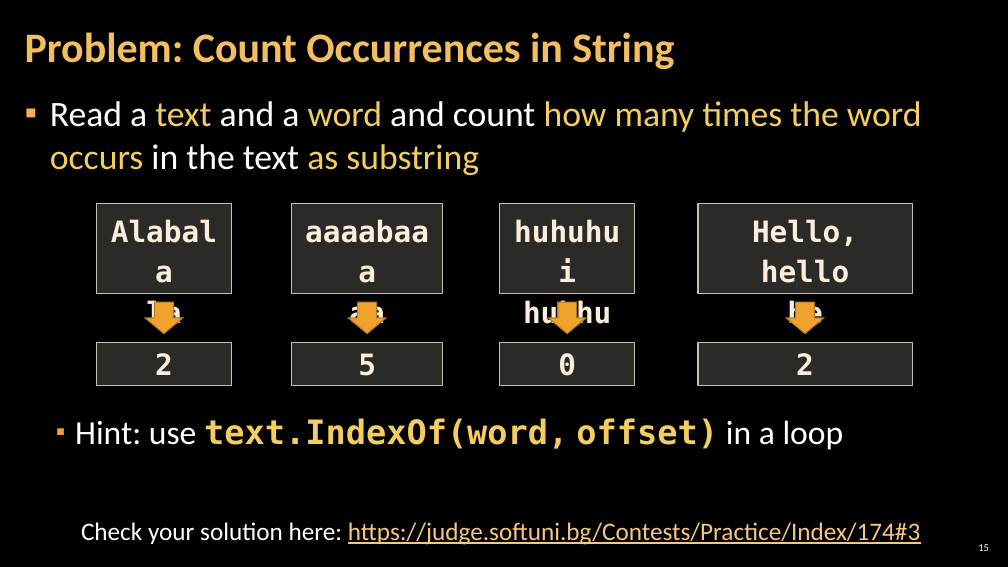
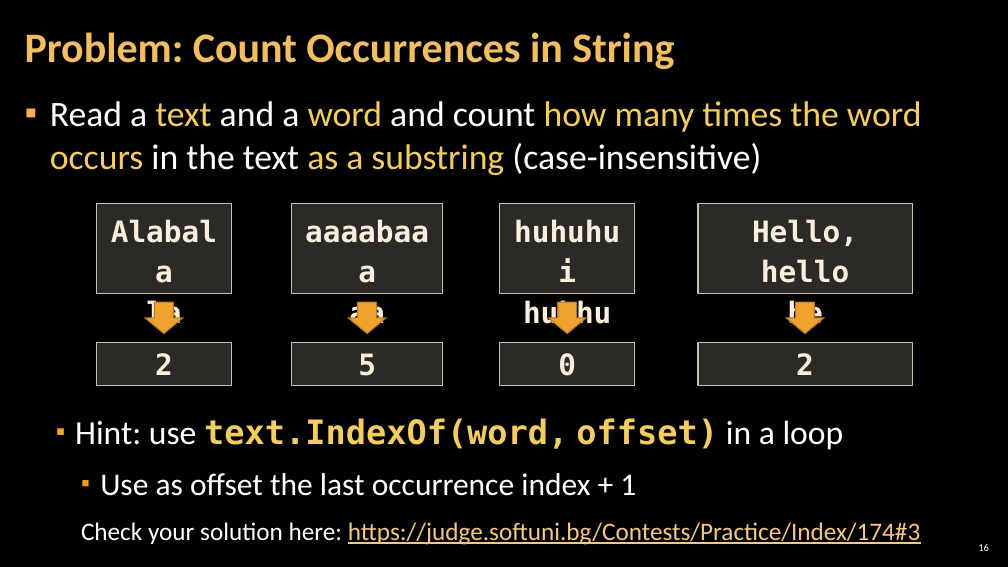
Before and after one commit to RevoRBE/Programming-Fundamentals, a slide deck: slide 16 of 00 Resources/05. Programming-Fundamentals-Strings-Dictionaries-Lambda-and-LINQ.pptx (slide 15 before the commit). Drawn at 1008x567 pixels with LibreOffice and Linux fonts; fonts in the diff are those of the drawing; background and template pictures are left out. Boxes give left, top, right and bottom in pixels: in the first picture for what was removed or moved away, otherwise in the second. Text is boxed around its words. In the diff, an @@ line names an element or a change of style, - is before the commit and + after.

```diff
--- a/00 Resources/05. Programming-Fundamentals-Strings-Dictionaries-Lambda-and-LINQ.pptx
+++ b/00 Resources/05. Programming-Fundamentals-Strings-Dictionaries-Lambda-and-LINQ.pptx
@@ text at (x1=50, y1=101, x2=922, y2=175): text changed @@
-▪ Read a text and a word and count how many times the word occurs in the text as substring
+▪ Read a text and a word and count how many times the word occurs in the text as a substring (case-insensitive)
@@ text at (x1=100, y1=473, x2=636, y2=496): paragraph added @@
+    ▪ Use as offset the last occurrence index + 1
@@ page number at (x1=978, y1=544, x2=989, y2=551): text changed @@
-15
+16
```
Also in this commit, not shown: 18 other slides changed, 1 slide added, 7 other files.
